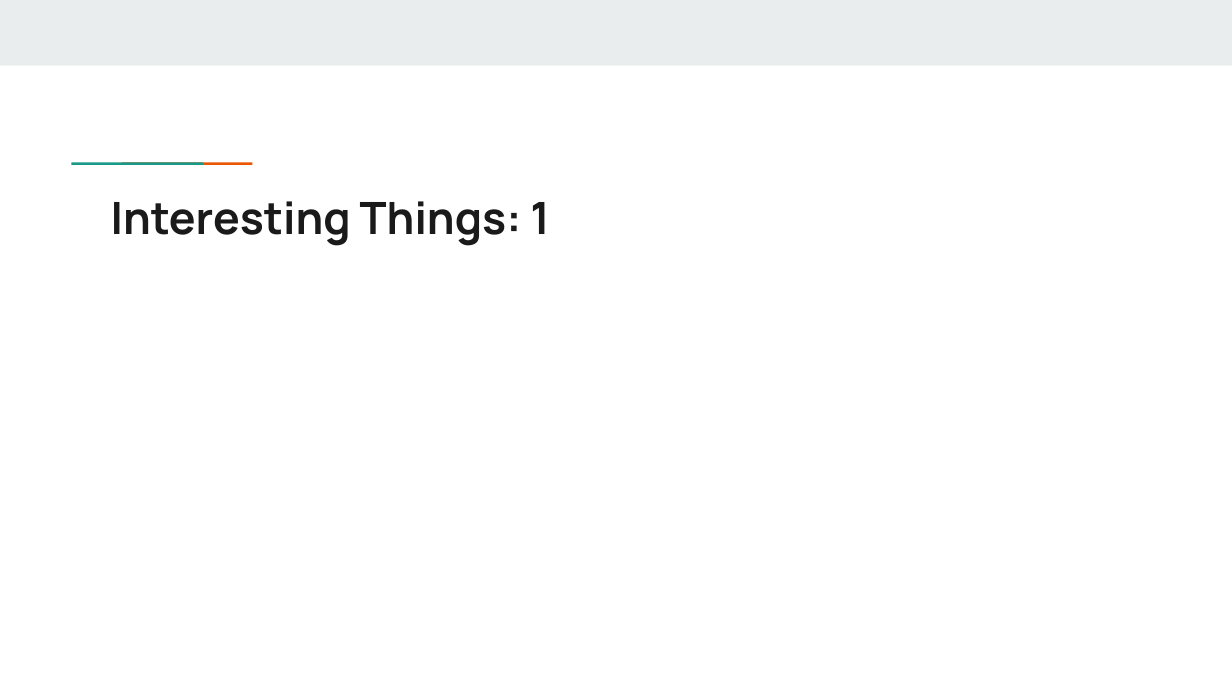
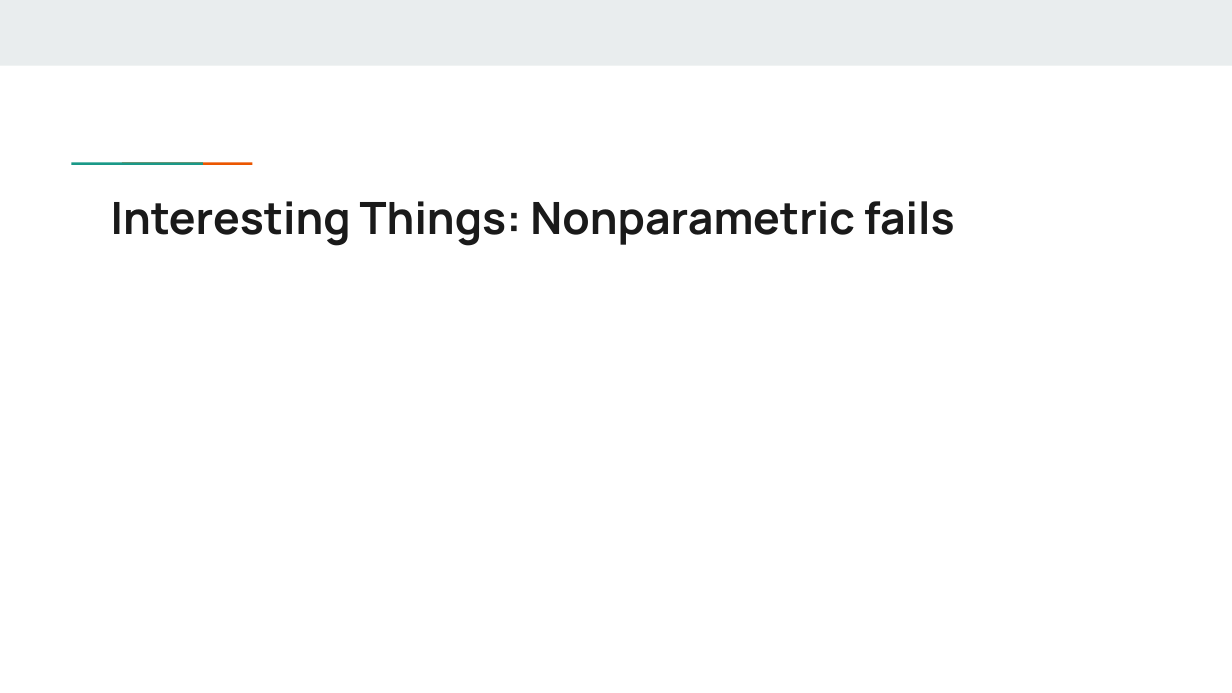
Before and after one commit to JViehman/NationalParks, a slide deck: slide 2 of Presentations/Presentation04.pptx. Drawn at 1232x693 pixels with LibreOffice and Linux fonts; fonts in the diff are those of the drawing. Boxes give left, top, right and bottom in pixels: in the first picture for what was removed or moved away, otherwise in the second. Text is boxed around its words. In the diff, an @@ line names an element or a change of style, - is before the commit and + after.

```diff
--- a/Presentations/Presentation04.pptx
+++ b/Presentations/Presentation04.pptx
@@ title at (x1=111, y1=201, x2=955, y2=246): text changed @@
-Interesting Things: 1
+Interesting Things: Nonparametric fails
```
Also in this commit, not shown: 5 other slides changed.
